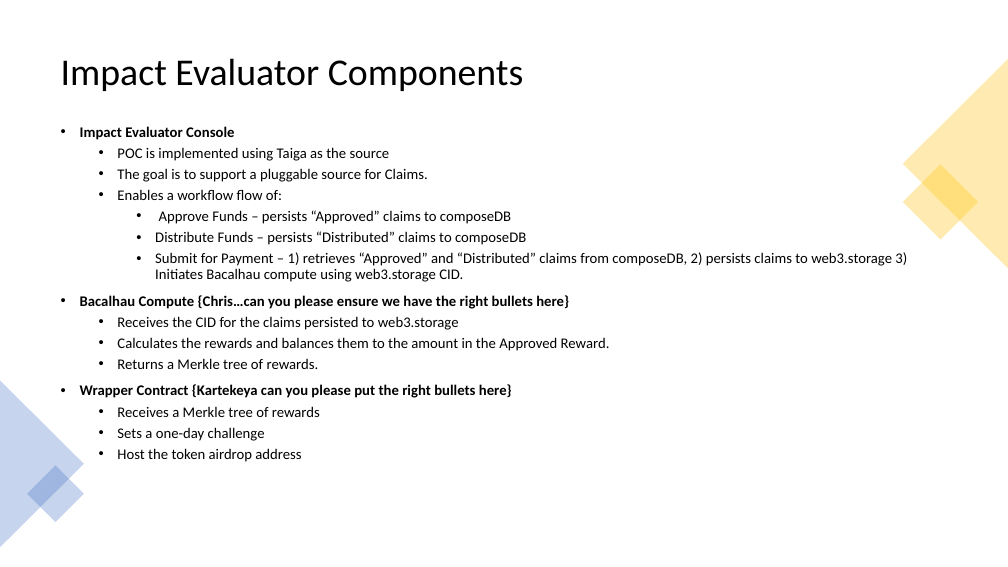
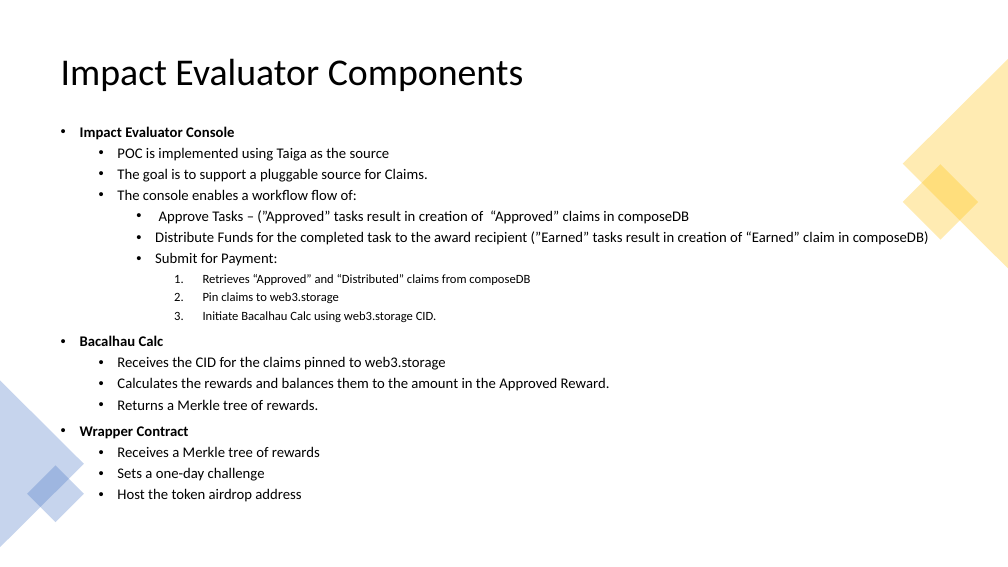
Before and after one commit to Cooperation-org/linked-trust-impact-eval, a slide deck: slide 2 of doc/ImpactEvaluatorsGrant.pptx. Drawn at 1008x567 pixels with LibreOffice and Linux fonts; fonts in the diff are those of the drawing. Boxes give left, top, right and bottom in pixels: in the first picture for what was removed or moved away, otherwise in the second. Text is boxed around its words. In the diff, an @@ line names an element or a change of style, - is before the commit and + after.

Commit message:
Tweaked invokeWrapper; Documentation Updates

```diff
--- a/doc/ImpactEvaluatorsGrant.pptx
+++ b/doc/ImpactEvaluatorsGrant.pptx
@@ text at bbox=[80, 189, 929, 370]: text changed @@
-  • Enables a workflow flow of:
-    • Approve Funds – persists “Approved” claims to composeDB
-    • Distribute Funds – persists “Distributed” claims to composeDB
-    • Submit for Payment – 1) retrieves “Approved” and “Distributed” claims from composeDB, 2) persists claims to web3.storage 3) Initiates Bacalhau compute using web3.storage CID.
-• Bacalhau Compute {Chris…can you please ensure we have the right bullets here}
-  • Receives the CID for the claims persisted to web3.storage
+  • The console enables a workflow flow of:
+    • Approve Tasks – (”Approved” tasks result in creation of “Approved” claims in composeDB
+    • Distribute Funds for the completed task to the award recipient (”Earned” tasks result in creation of “Earned” claim in composeDB)
+    • Submit for Payment:
+      1. Retrieves “Approved” and “Distributed” claims from composeDB
+      2. Pin claims to web3.storage
+      3. Initiate Bacalhau Calc using web3.storage CID.
+• Bacalhau Calc
+  • Receives the CID for the claims pinned to web3.storage
@@ text at bbox=[80, 426, 189, 439]: text changed @@
-• Wrapper Contract {Kartekeya can you please put the right bullets here}
+• Wrapper Contract
```
Also in this commit, not shown: 4 other slides changed, 6 other files.
